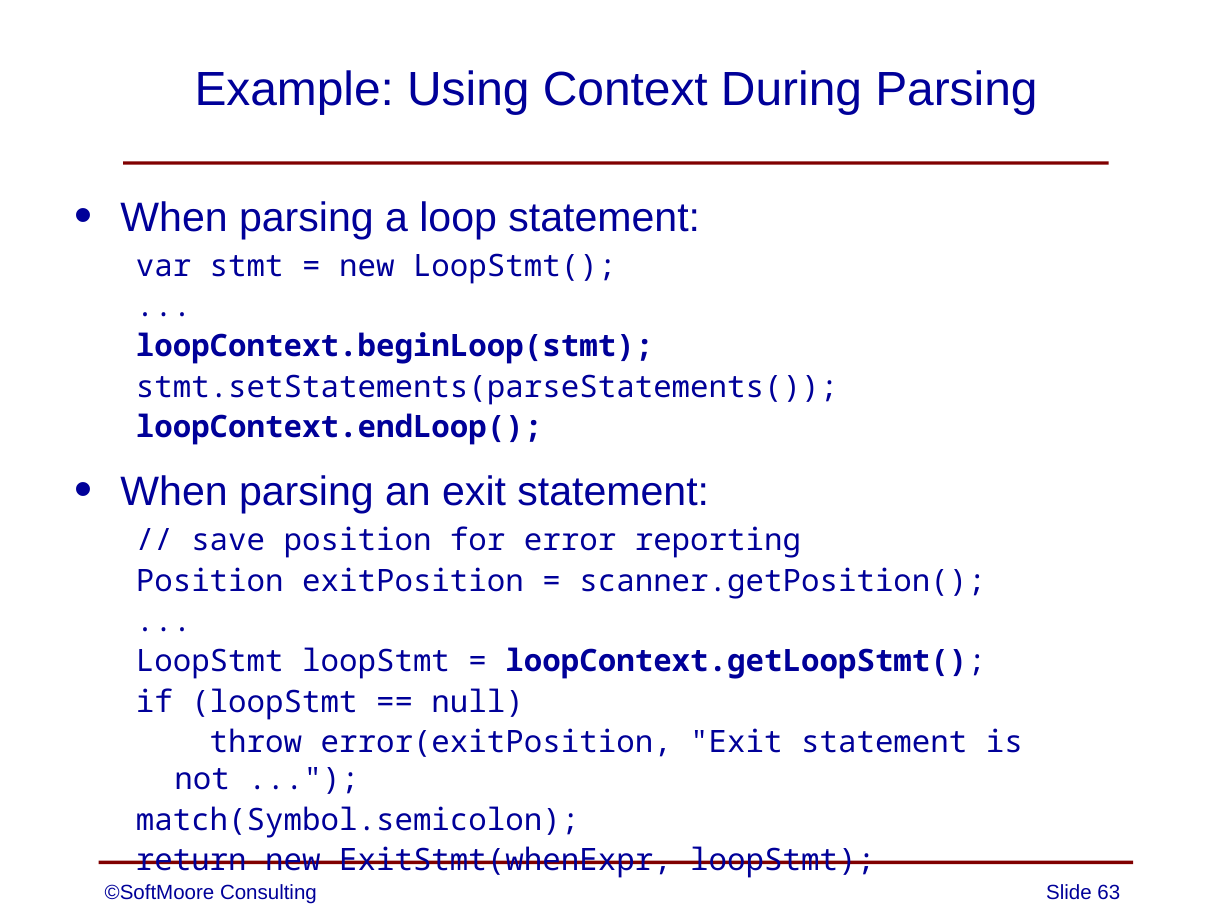
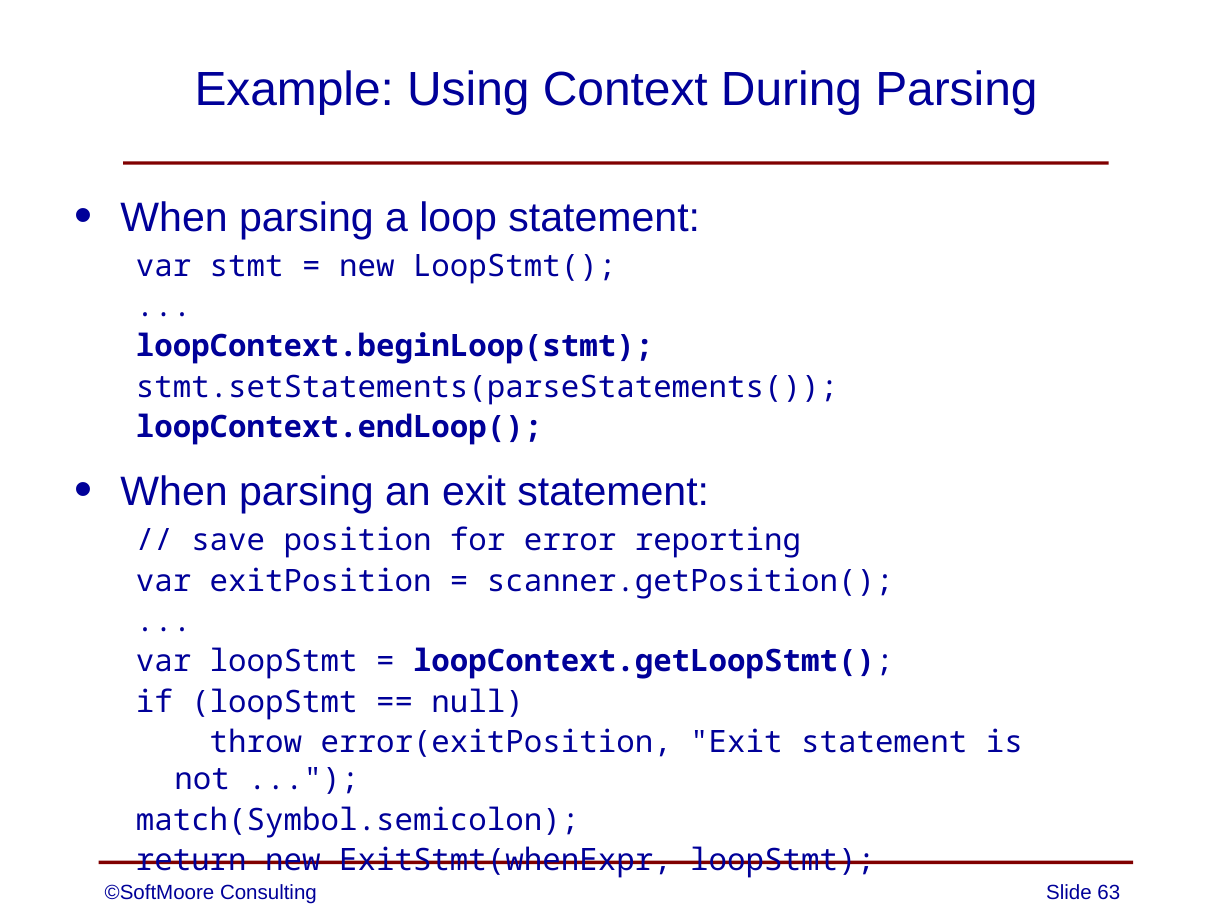
Before and after one commit to SoftMoore/CPRL-Java-3rd, a slide deck: slide 63 of PowerPoints/08 - Abstract Syntax Trees.pptx. Drawn at 1232x924 pixels with LibreOffice and Linux fonts; fonts in the diff are those of the drawing. Boxes give left, top, right and bottom in pixels: in the first picture for what was removed or moved away, otherwise in the second. Text is boxed around its words. In the diff, an @@ line names an element or a change of style, - is before the commit and + after.

```diff
--- a/PowerPoints/08 - Abstract Syntax Trees.pptx
+++ b/PowerPoints/08 - Abstract Syntax Trees.pptx
@@ text at box(136, 567, 894, 599): text changed @@
-  Position exitPosition = scanner.getPosition();
+  var exitPosition = scanner.getPosition();
@@ text at box(136, 647, 893, 679): text changed @@
-  LoopStmt loopStmt = loopContext.getLoopStmt();
+  var loopStmt = loopContext.getLoopStmt();
```
Also in this commit, not shown: 13 other slides changed.
